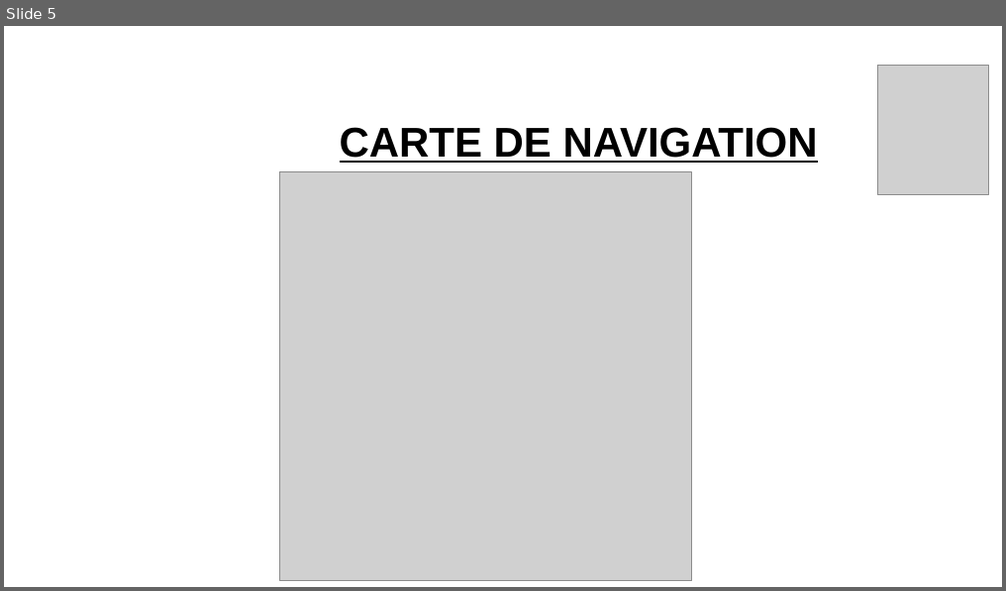
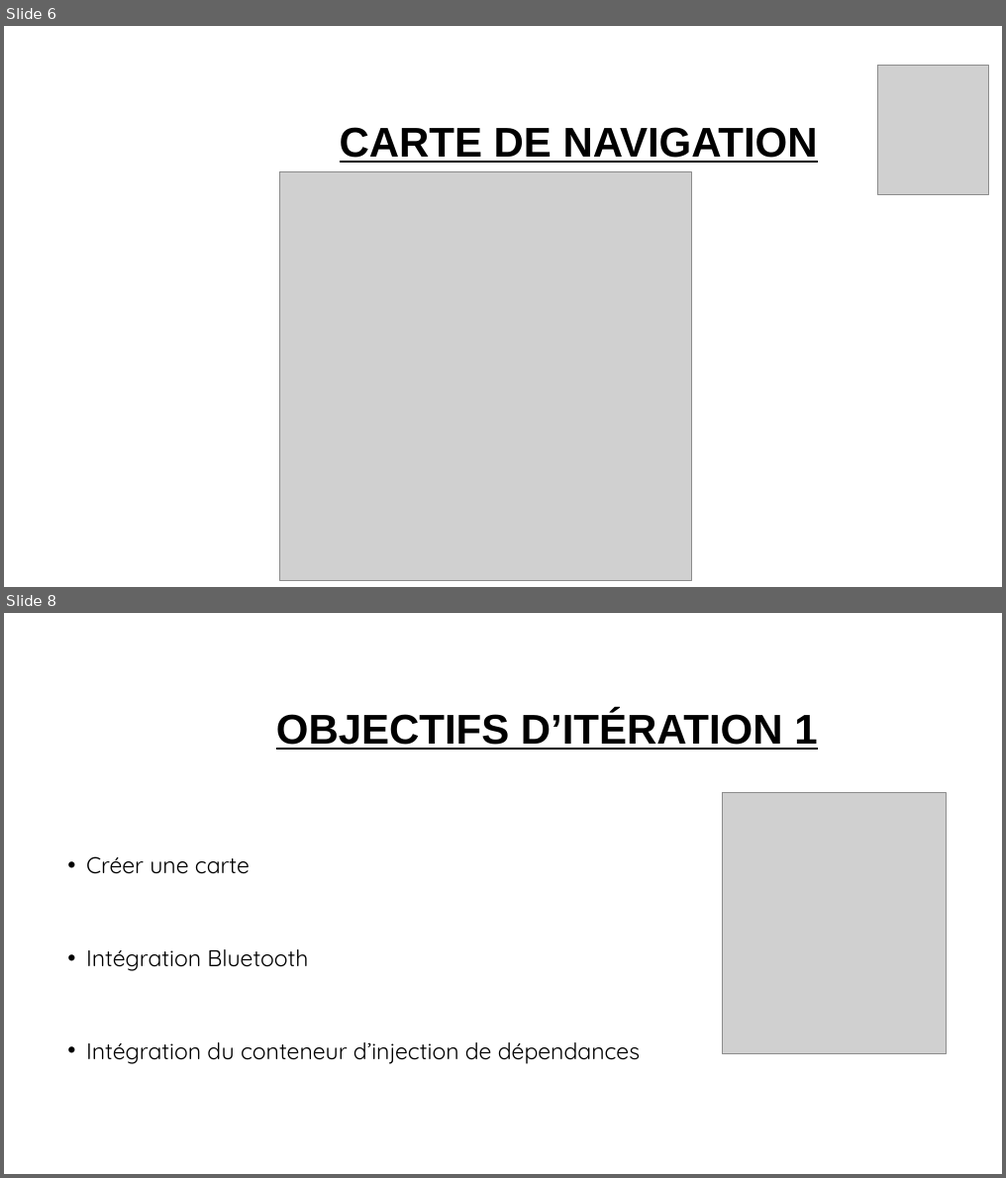
Before and after one commit to jerometea/Projet-BlueTouffe, a slide deck: Avant-projet/Présentation1.pptx. Shown one above the other, each under a label of ours: slide 5 before the commit, slides 6 and 8 after it; the slides between them are not shown. The pictures are 1006x591 and 1006x1178 pixels, drawn with LibreOffice and Linux fonts; fonts in the diff are those of the drawing; grey boxes stand for pictures; background and template pictures are left out. Boxes give left, top, right and bottom in pixels: in the first picture for what was removed or moved away, otherwise in the second. Text is boxed around its words. In the diff, an @@ line names an element or a change of style, - is before the commit and + after.

```diff
--- a/Avant-projet/Présentation1.pptx
+++ b/Avant-projet/Présentation1.pptx
@@ slide 8 added at [4, 613, 1002, 1174], background #FFFFFF @@
@@ title added at [276, 710, 817, 750], 40 pt, text #000000, bold, underline @@
+OBJECTIFS D’ITÉRATION 1
@@ picture added at [723, 792, 946, 1055] @@
@@ text added at [86, 857, 640, 1064], 22 pt, text #000000 @@
+• Créer une carte
+• Intégration Bluetooth
+• Intégration du conteneur d’injection de dépendances
@@ what was slide 5 is now slide 6 @@
```
Also in this commit, not shown: 3 slides changed, 2 other slides added.
